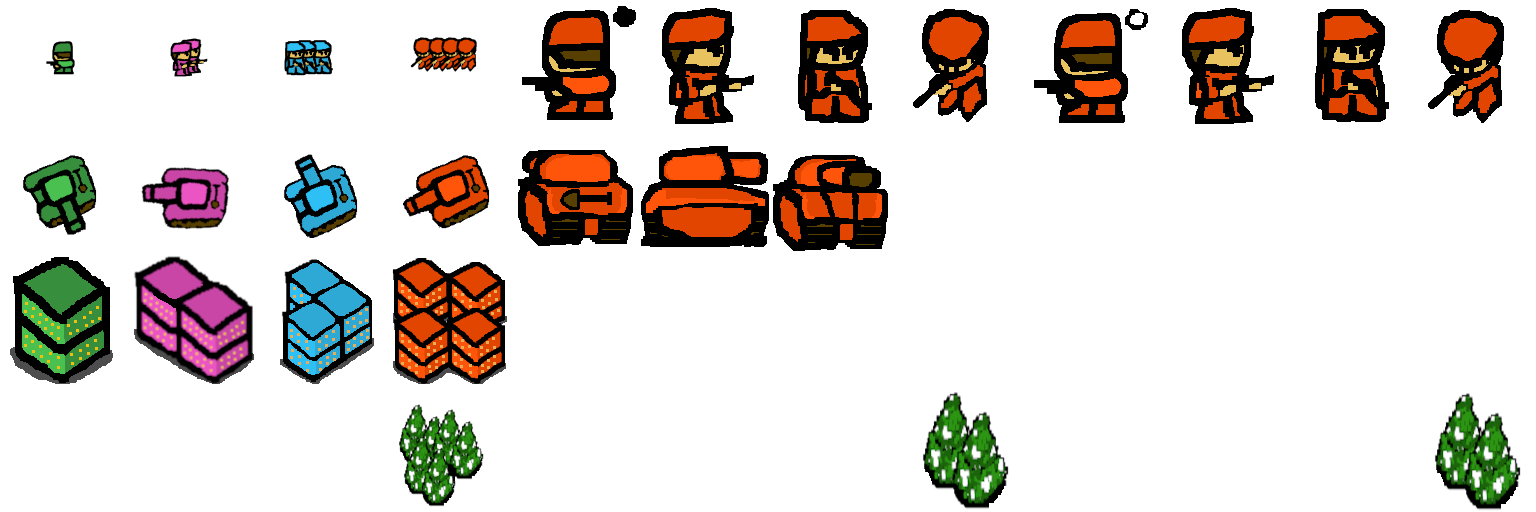
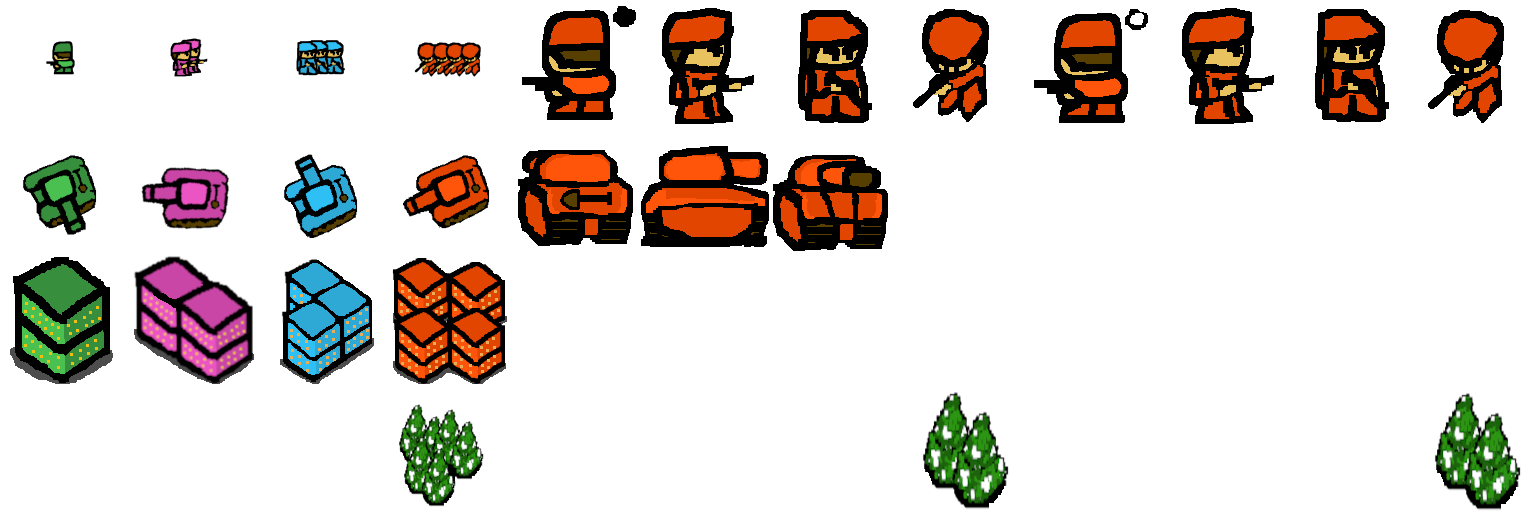
Layer changes from the first 1536 x 512 image to the second:
added layer "Pasted Layer #15" above "pixel 1-4; 2 copy" over [414, 42, 481, 77]
hid "pixel 1-4; 2 copy" over [453, 37, 477, 72]
hid "pixel 1-4; 2" over [438, 37, 462, 72]
hid "Pasted Layer #7" over [410, 37, 449, 72]
added layer "1-3;3" above "Pasted Layer #19" over [296, 40, 345, 76]
renamed "Pasted Layer #15" to "Pasted Layer #19", hid it over [284, 41, 307, 76]
hid "Pasted Layer #9" over [295, 40, 318, 75]
hid "Pasted Layer #14" over [310, 40, 333, 75]
